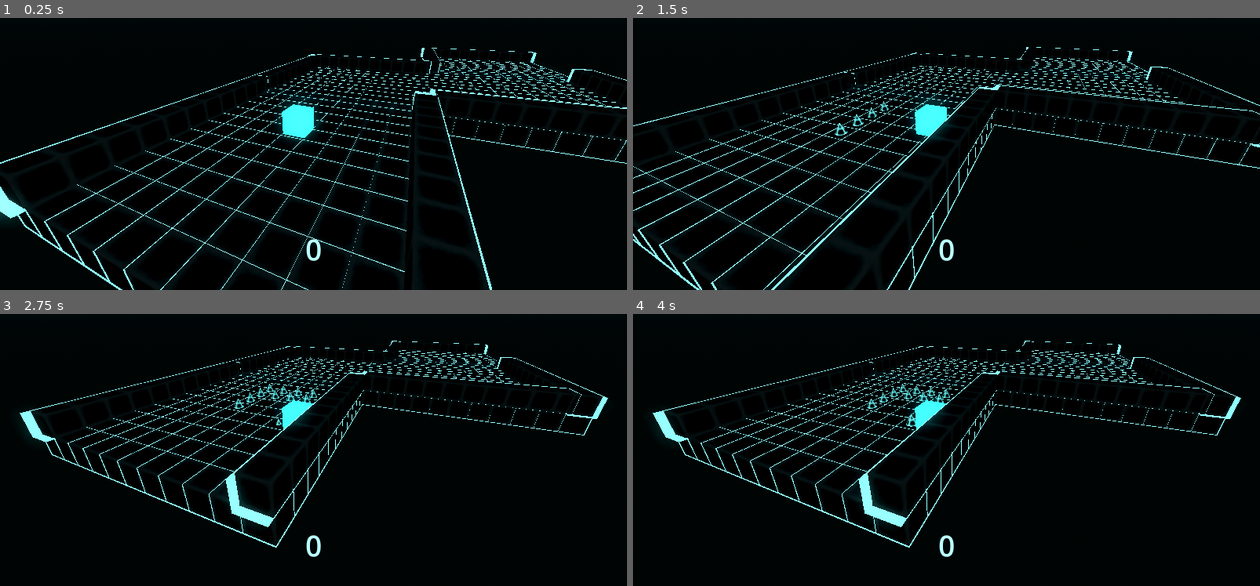
Above: before the commit, frames 1-4 (two rows, left to right).
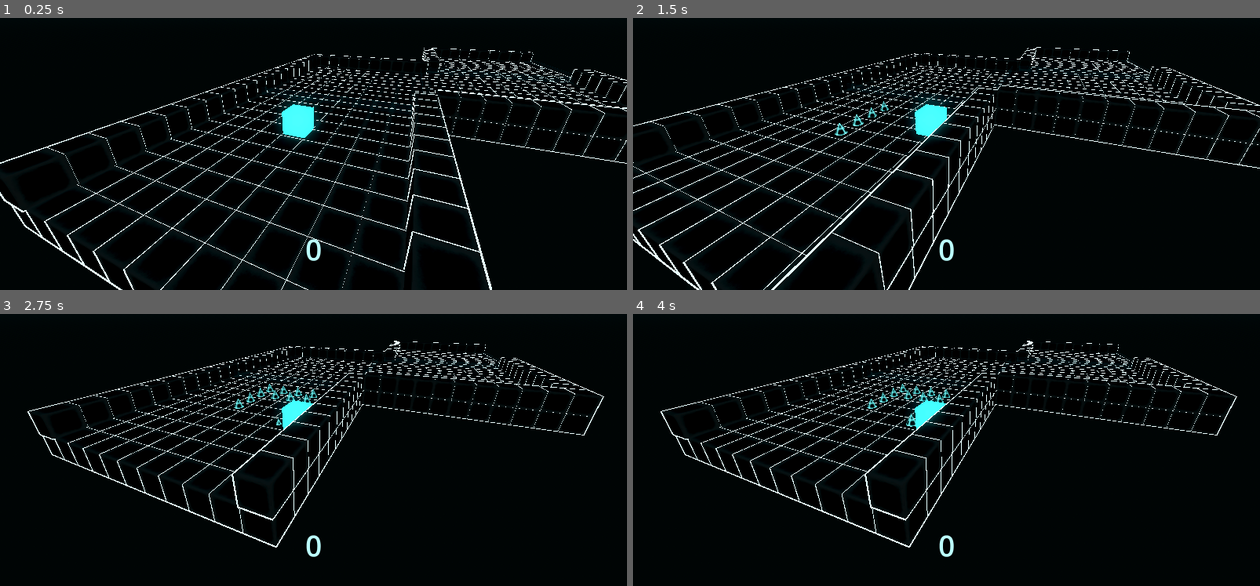
Above: after the commit, the same moments.

Repository: Username4D/rasterrun
Game: Godot game, scene res://scenes/demo_scene.tscn
The game is run twice, just before and just after one commit, with the same random seed, the same clock (stepped at 60 frames per second) and the same inputs.
Inputs:
- Up to frame 1 (0.25 s): no input
- Up to frame 2 (1.5 s): hold Right (ui_right) 0.53-1.28 s; hold Down (ui_down) from 1.28 s (still down)
- Up to frame 3 (2.75 s): release Down (ui_down) at 2.03 s; hold Right (ui_right) from 2.03 s (still down)
- Up to frame 4 (4 s): release Right (ui_right) at 2.78 s; hold Up (ui_up) 2.78-3.53 s; tap Enter at 3.5 s; hold Left (ui_left) from 3.53 s (still down)

The runs differ from the first frame. In frame 1, 3.9% of the frame differs, in the area x 0-100%, y 10-100%; in frame 2, 3.7%; in frame 3, 3.4%; in frame 4, 3.4%.

Commit message:
fixed walls

Diff:
--- a/resources/wall.tres
+++ b/resources/wall.tres
@@ -6,7 +6,7 @@
 [sub_resource type="ShaderMaterial" id="ShaderMaterial_mkqn6"]
 render_priority = 0
 shader = ExtResource("2_wrb2w")
-shader_parameter/color = Color(0.44168755, 0.9947855, 1, 1)
+shader_parameter/color = Color(0.8277864, 1, 1, 1)
 shader_parameter/size = 1.05
 
 [resource]
--- a/scenes/floors/-1/0.tscn
+++ b/scenes/floors/-1/0.tscn
@@ -7,7 +7,64 @@
 next = Vector2(-1, 0)
 
 [node name="wall4" parent="." index="1" instance=ExtResource("2_xw88u")]
-transform = Transform3D(-4.371139e-08, 0, 11, 0, 1, 0, -1, 0, -4.808253e-07, 0, 0.5, 5)
+transform = Transform3D(4.371139e-08, 3.821371e-15, 1, 8.742278e-08, -1, 0, 1, 8.742278e-08, -4.371139e-08, 0, 0.5, 5)
 
-[node name="wall3" parent="." index="2" instance=ExtResource("2_xw88u")]
-transform = Transform3D(1, 0, 0, 0, 1, 0, 0, 0, 10, -5, 0.5, -0.5)
+[node name="wall5" parent="." index="2" instance=ExtResource("2_xw88u")]
+transform = Transform3D(4.371139e-08, 3.821371e-15, 1, 8.742278e-08, -1, 0, 1, 8.742278e-08, -4.371139e-08, -1, 0.5, 5)
+
+[node name="wall6" parent="." index="3" instance=ExtResource("2_xw88u")]
+transform = Transform3D(4.371139e-08, 3.821371e-15, 1, 8.742278e-08, -1, 0, 1, 8.742278e-08, -4.371139e-08, -2, 0.5, 5)
+
+[node name="wall7" parent="." index="4" instance=ExtResource("2_xw88u")]
+transform = Transform3D(4.371139e-08, 3.821371e-15, 1, 8.742278e-08, -1, 0, 1, 8.742278e-08, -4.371139e-08, -3, 0.5, 5)
+
+[node name="wall8" parent="." index="5" instance=ExtResource("2_xw88u")]
+transform = Transform3D(4.371139e-08, 3.821371e-15, 1, 8.742278e-08, -1, 0, 1, 8.742278e-08, -4.371139e-08, -4, 0.5, 5)
+
+[node name="wall9" parent="." index="6" instance=ExtResource("2_xw88u")]
+transform = Transform3D(4.371139e-08, 3.821371e-15, 1, 8.742278e-08, -1, 0, 1, 8.742278e-08, -4.371139e-08, -5, 0.5, 5)
+
+[node name="wall10" parent="." index="7" instance=ExtResource("2_xw88u")]
+transform = Transform3D(4.371139e-08, 3.821371e-15, 1, 8.742278e-08, -1, 0, 1, 8.742278e-08, -4.371139e-08, 1, 0.5, 5)
+
+[node name="wall11" parent="." index="8" instance=ExtResource("2_xw88u")]
+transform = Transform3D(4.371139e-08, 3.821371e-15, 1, 8.742278e-08, -1, 0, 1, 8.742278e-08, -4.371139e-08, 2, 0.5, 5)
+
+[node name="wall12" parent="." index="9" instance=ExtResource("2_xw88u")]
+transform = Transform3D(4.371139e-08, 3.821371e-15, 1, 8.742278e-08, -1, 0, 1, 8.742278e-08, -4.371139e-08, 3, 0.5, 5)
+
+[node name="wall13" parent="." index="10" instance=ExtResource("2_xw88u")]
+transform = Transform3D(4.371139e-08, 3.821371e-15, 1, 8.742278e-08, -1, 0, 1, 8.742278e-08, -4.371139e-08, 4, 0.5, 5)
+
+[node name="wall14" parent="." index="11" instance=ExtResource("2_xw88u")]
+transform = Transform3D(4.371139e-08, 3.821371e-15, 1, 8.742278e-08, -1, 0, 1, 8.742278e-08, -4.371139e-08, 5, 0.5, 5)
+
+[node name="wall3" parent="." index="12" instance=ExtResource("2_xw88u")]
+transform = Transform3D(-1, -8.742278e-08, 0, 8.742278e-08, -1, 0, 0, 0, 1, -5, 0.5, 0)
+
+[node name="wall15" parent="." index="13" instance=ExtResource("2_xw88u")]
+transform = Transform3D(-1, -8.742278e-08, 0, 8.742278e-08, -1, 0, 0, 0, 1, -5, 0.5, 1)
+
+[node name="wall16" parent="." index="14" instance=ExtResource("2_xw88u")]
+transform = Transform3D(-1, -8.742278e-08, 0, 8.742278e-08, -1, 0, 0, 0, 1, -5, 0.5, 2)
+
+[node name="wall17" parent="." index="15" instance=ExtResource("2_xw88u")]
+transform = Transform3D(-1, -8.742278e-08, 0, 8.742278e-08, -1, 0, 0, 0, 1, -5, 0.5, 3)
+
+[node name="wall18" parent="." index="16" instance=ExtResource("2_xw88u")]
+transform = Transform3D(-1, -8.742278e-08, 0, 8.742278e-08, -1, 0, 0, 0, 1, -5, 0.5, 4)
+
+[node name="wall19" parent="." index="17" instance=ExtResource("2_xw88u")]
+transform = Transform3D(-1, -8.742278e-08, 0, 8.742278e-08, -1, 0, 0, 0, 1, -5, 0.5, -5)
+
+[node name="wall20" parent="." index="18" instance=ExtResource("2_xw88u")]
+transform = Transform3D(-1, -8.742278e-08, 0, 8.742278e-08, -1, 0, 0, 0, 1, -5, 0.5, -4)
+
+[node name="wall21" parent="." index="19" instance=ExtResource("2_xw88u")]
+transform = Transform3D(-1, -8.742278e-08, 0, 8.742278e-08, -1, 0, 0, 0, 1, -5, 0.5, -3)
+
+[node name="wall22" parent="." index="20" instance=ExtResource("2_xw88u")]
+transform = Transform3D(-1, -8.742278e-08, 0, 8.742278e-08, -1, 0, 0, 0, 1, -5, 0.5, -2)
+
+[node name="wall23" parent="." index="21" instance=ExtResource("2_xw88u")]
+transform = Transform3D(-1, -8.742278e-08, 0, 8.742278e-08, -1, 0, 0, 0, 1, -5, 0.5, -1)
--- a/scenes/floors/0/0.tscn
+++ b/scenes/floors/0/0.tscn
@@ -5,11 +5,71 @@
 
 [node name="floor" instance=ExtResource("1_2u5rs")]
 
+[node name="next_floor" parent="." index="0"]
+transform = Transform3D(1, 0, 0, 0, 1, 0, 0, 0, 1, 0, 0, -11)
+
 [node name="wall2" parent="." index="1" instance=ExtResource("2_eetfa")]
-transform = Transform3D(1, 0, 0, 0, 1, 0, 0, 0, 11, 5, 0.5, 0)
+transform = Transform3D(1, 0, 0, 0, 1, 0, 0, 0, 1.0999997, 5, 0.5, 0)
 
-[node name="wall3" parent="." index="2" instance=ExtResource("2_eetfa")]
-transform = Transform3D(1, 0, 0, 0, 1, 0, 0, 0, 11, -5, 0.5, 0)
+[node name="wall4" parent="." index="2" instance=ExtResource("2_eetfa")]
+transform = Transform3D(1, 0, 0, 0, 1, 0, 0, 0, 1.0999997, 5, 0.5, 1)
 
-[node name="next_floor" parent="." index="3"]
-transform = Transform3D(1, 0, 0, 0, 1, 0, 0, 0, 1, 0, 0, -11)
+[node name="wall5" parent="." index="3" instance=ExtResource("2_eetfa")]
+transform = Transform3D(1, 0, 0, 0, 1, 0, 0, 0, 1.0999997, 5, 0.5, 2)
+
+[node name="wall6" parent="." index="4" instance=ExtResource("2_eetfa")]
+transform = Transform3D(1, 0, 0, 0, 1, 0, 0, 0, 1.0999997, 5, 0.5, 3)
+
+[node name="wall7" parent="." index="5" instance=ExtResource("2_eetfa")]
+transform = Transform3D(1, 0, 0, 0, 1, 0, 0, 0, 1.0999997, 5, 0.5, 4)
+
+[node name="wall8" parent="." index="6" instance=ExtResource("2_eetfa")]
+transform = Transform3D(1, 0, 0, 0, 1, 0, 0, 0, 1.0999997, 5, 0.5, 5)
+
+[node name="wall9" parent="." index="7" instance=ExtResource("2_eetfa")]
+transform = Transform3D(1, 0, 0, 0, 1, 0, 0, 0, 1.0999997, 5, 0.5, -1)
+
+[node name="wall10" parent="." index="8" instance=ExtResource("2_eetfa")]
+transform = Transform3D(1, 0, 0, 0, 1, 0, 0, 0, 1.0999997, 5, 0.5, -2)
+
+[node name="wall11" parent="." index="9" instance=ExtResource("2_eetfa")]
+transform = Transform3D(1, 0, 0, 0, 1, 0, 0, 0, 1.0999997, 5, 0.5, -3)
+
+[node name="wall12" parent="." index="10" instance=ExtResource("2_eetfa")]
+transform = Transform3D(1, 0, 0, 0, 1, 0, 0, 0, 1.0999997, 5, 0.5, -4)
+
+[node name="wall13" parent="." index="11" instance=ExtResource("2_eetfa")]
+transform = Transform3D(1, 0, 0, 0, 1, 0, 0, 0, 1.0999997, 5, 0.5, -5)
+
+[node name="wall3" parent="." index="12" instance=ExtResource("2_eetfa")]
+transform = Transform3D(1, 0, 0, 0, 1, 0, 0, 0, 1.0999997, -5, 0.5, 0)
+
+[node name="wall14" parent="." index="13" instance=ExtResource("2_eetfa")]
+transform = Transform3D(1, 0, 0, 0, 1, 0, 0, 0, 1.0999997, -5, 0.5, 1)
+
+[node name="wall15" parent="." index="14" instance=ExtResource("2_eetfa")]
+transform = Transform3D(1, 0, 0, 0, 1, 0, 0, 0, 1.0999997, -5, 0.5, 2)
+
+[node name="wall16" parent="." index="15" instance=ExtResource("2_eetfa")]
+transform = Transform3D(1, 0, 0, 0, 1, 0, 0, 0, 1.0999997, -5, 0.5, 3)
+
+[node name="wall17" parent="." index="16" instance=ExtResource("2_eetfa")]
+transform = Transform3D(1, 0, 0, 0, 1, 0, 0, 0, 1.0999997, -5, 0.5, 4)
+
+[node name="wall18" parent="." index="17" instance=ExtResource("2_eetfa")]
+transform = Transform3D(1, 0, 0, 0, 1, 0, 0, 0, 1.0999997, -5, 0.5, 5)
+
+[node name="wall19" parent="." index="18" instance=ExtResource("2_eetfa")]
+transform = Transform3D(1, 0, 0, 0, 1, 0, 0, 0, 1.0999997, -5, 0.5, -1)
+
+[node name="wall20" parent="." index="19" instance=ExtResource("2_eetfa")]
+transform = Transform3D(1, 0, 0, 0, 1, 0, 0, 0, 1.0999997, -5, 0.5, -2)
+
+[node name="wall21" parent="." index="20" instance=ExtResource("2_eetfa")]
+transform = Transform3D(1, 0, 0, 0, 1, 0, 0, 0, 1.0999997, -5, 0.5, -3)
+
+[node name="wall22" parent="." index="21" instance=ExtResource("2_eetfa")]
+transform = Transform3D(1, 0, 0, 0, 1, 0, 0, 0, 1.0999997, -5, 0.5, -4)
+
+[node name="wall23" parent="." index="22" instance=ExtResource("2_eetfa")]
+transform = Transform3D(1, 0, 0, 0, 1, 0, 0, 0, 1.0999997, -5, 0.5, -5)
--- a/scenes/floors/1/0.tscn
+++ b/scenes/floors/1/0.tscn
@@ -6,8 +6,65 @@
 [node name="floor" instance=ExtResource("1_cb0pe")]
 next = Vector2(1, 0)
 
-[node name="wall4" parent="." index="1" instance=ExtResource("2_a5k0q")]
-transform = Transform3D(-4.371139e-08, 0, 11, 0, 1, 0, -1, 0, -4.808253e-07, 0, 0.5, 5)
+[node name="wall3" parent="." index="1" instance=ExtResource("2_a5k0q")]
+transform = Transform3D(1, 0, 0, 0, 1, 0, 0, 0, 0.99999964, 5, 0.5, 4)
 
-[node name="wall3" parent="." index="2" instance=ExtResource("2_a5k0q")]
-transform = Transform3D(1, 0, 0, 0, 1, 0, 0, 0, 10, 5, 0.5, -0.5)
+[node name="wall4" parent="." index="2" instance=ExtResource("2_a5k0q")]
+transform = Transform3D(1, 0, 0, 0, 1, 0, 0, 0, 0.99999964, 5, 0.5, 5)
+
+[node name="wall14" parent="." index="3" instance=ExtResource("2_a5k0q")]
+transform = Transform3D(1, 0, 0, 0, 1, 0, 0, 0, 0.99999964, 4, 0.5, 5)
+
+[node name="wall15" parent="." index="4" instance=ExtResource("2_a5k0q")]
+transform = Transform3D(1, 0, 0, 0, 1, 0, 0, 0, 0.99999964, 3, 0.5, 5)
+
+[node name="wall16" parent="." index="5" instance=ExtResource("2_a5k0q")]
+transform = Transform3D(1, 0, 0, 0, 1, 0, 0, 0, 0.99999964, 2, 0.5, 5)
+
+[node name="wall17" parent="." index="6" instance=ExtResource("2_a5k0q")]
+transform = Transform3D(1, 0, 0, 0, 1, 0, 0, 0, 0.99999964, 1, 0.5, 5)
+
+[node name="wall18" parent="." index="7" instance=ExtResource("2_a5k0q")]
+transform = Transform3D(1, 0, 0, 0, 1, 0, 0, 0, 0.99999964, 0, 0.5, 5)
+
+[node name="wall19" parent="." index="8" instance=ExtResource("2_a5k0q")]
+transform = Transform3D(1, 0, 0, 0, 1, 0, 0, 0, 0.99999964, -1, 0.5, 5)
+
+[node name="wall20" parent="." index="9" instance=ExtResource("2_a5k0q")]
+transform = Transform3D(1, 0, 0, 0, 1, 0, 0, 0, 0.99999964, -2, 0.5, 5)
+
+[node name="wall21" parent="." index="10" instance=ExtResource("2_a5k0q")]
+transform = Transform3D(1, 0, 0, 0, 1, 0, 0, 0, 0.99999964, -3, 0.5, 5)
+
+[node name="wall22" parent="." index="11" instance=ExtResource("2_a5k0q")]
+transform = Transform3D(1, 0, 0, 0, 1, 0, 0, 0, 0.99999964, -4, 0.5, 5)
+
+[node name="wall23" parent="." index="12" instance=ExtResource("2_a5k0q")]
+transform = Transform3D(1, 0, 0, 0, 1, 0, 0, 0, 0.99999964, -5, 0.5, 5)
+
+[node name="wall5" parent="." index="13" instance=ExtResource("2_a5k0q")]
+transform = Transform3D(1, 0, 0, 0, 1, 0, 0, 0, 0.99999964, 5, 0.5, 3)
+
+[node name="wall6" parent="." index="14" instance=ExtResource("2_a5k0q")]
+transform = Transform3D(1, 0, 0, 0, 1, 0, 0, 0, 0.99999964, 5, 0.5, 2)
+
+[node name="wall7" parent="." index="15" instance=ExtResource("2_a5k0q")]
+transform = Transform3D(1, 0, 0, 0, 1, 0, 0, 0, 0.99999964, 5, 0.5, 1)
+
+[node name="wall8" parent="." index="16" instance=ExtResource("2_a5k0q")]
+transform = Transform3D(1, 0, 0, 0, 1, 0, 0, 0, 0.99999964, 5, 0.5, 0)
+
+[node name="wall9" parent="." index="17" instance=ExtResource("2_a5k0q")]
+transform = Transform3D(1, 0, 0, 0, 1, 0, 0, 0, 0.99999964, 5, 0.5, -1)
+
+[node name="wall10" parent="." index="18" instance=ExtResource("2_a5k0q")]
+transform = Transform3D(1, 0, 0, 0, 1, 0, 0, 0, 0.99999964, 5, 0.5, -2)
+
+[node name="wall11" parent="." index="19" instance=ExtResource("2_a5k0q")]
+transform = Transform3D(1, 0, 0, 0, 1, 0, 0, 0, 0.99999964, 5, 0.5, -3)
+
+[node name="wall12" parent="." index="20" instance=ExtResource("2_a5k0q")]
+transform = Transform3D(1, 0, 0, 0, 1, 0, 0, 0, 0.99999964, 5, 0.5, -4)
+
+[node name="wall13" parent="." index="21" instance=ExtResource("2_a5k0q")]
+transform = Transform3D(1, 0, 0, 0, 1, 0, 0, 0, 0.99999964, 5, 0.5, -5)
